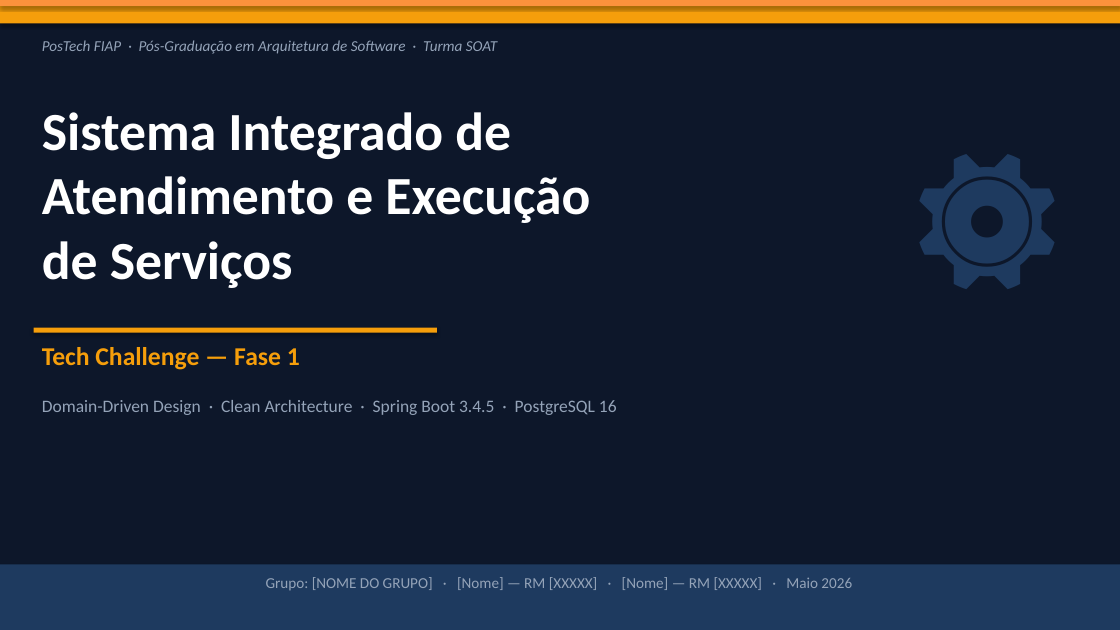
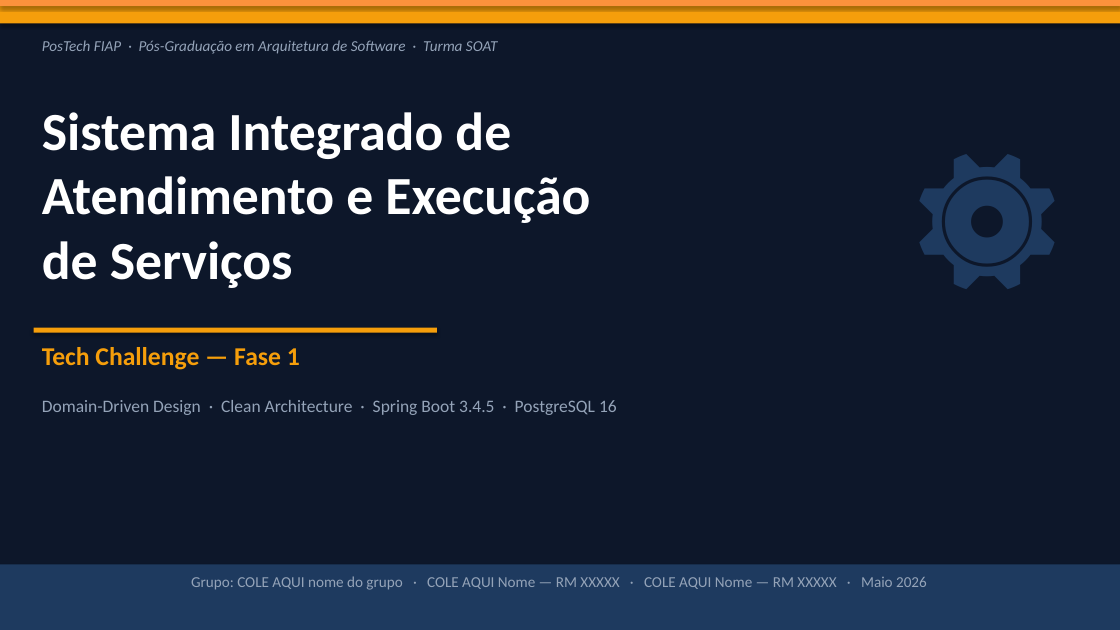
Before and after one commit to Guilherme-Fumagali/tech-challenge-1, a slide deck: slide 1 of docs/apresentacao.pptx. Drawn at 1120x630 pixels with LibreOffice and Linux fonts; fonts in the diff are those of the drawing. Boxes give left, top, right and bottom in pixels: in the first picture for what was removed or moved away, otherwise in the second. Text is boxed around its words. In the diff, an @@ line names an element or a change of style, - is before the commit and + after.

```diff
--- a/docs/apresentacao.pptx
+++ b/docs/apresentacao.pptx
@@ text at [191,576,927,590]: text changed @@
-Grupo: [NOME DO GRUPO] · [Nome] — RM [XXXXX] · [Nome] — RM [XXXXX] · Maio 2026
+Grupo: COLE AQUI nome do grupo · COLE AQUI Nome — RM XXXXX · COLE AQUI Nome — RM XXXXX · Maio 2026
```
Also in this commit, not shown: 9 other slides changed, 2 slides added, 1 slide removed, 4 other files.
